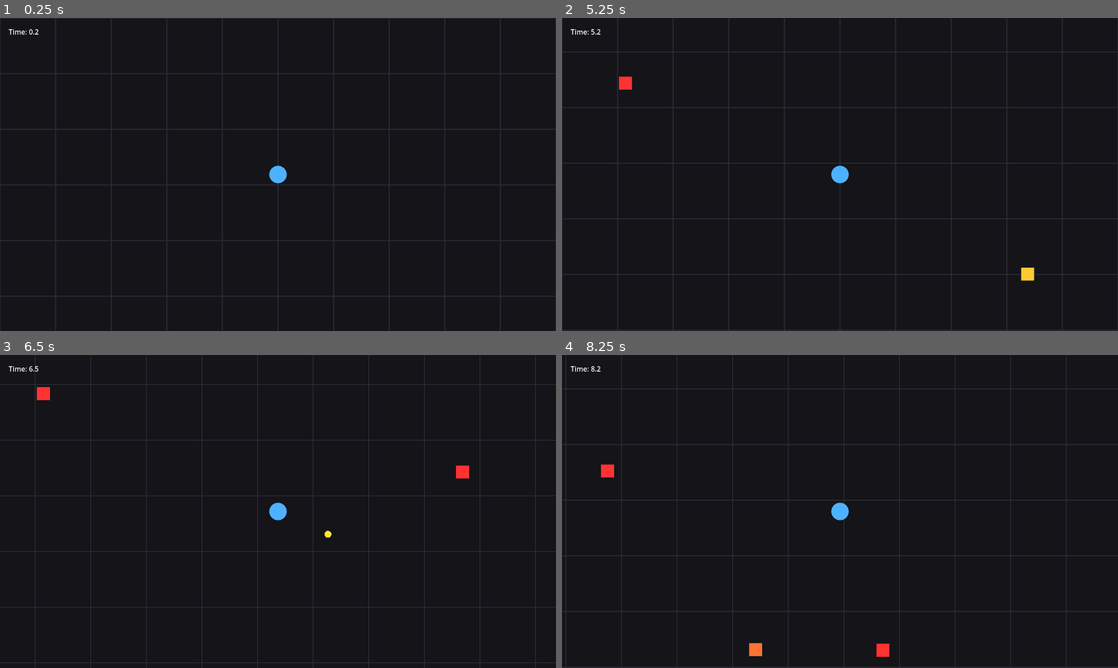
Above: before the commit, frames 1-4 (two rows, left to right).
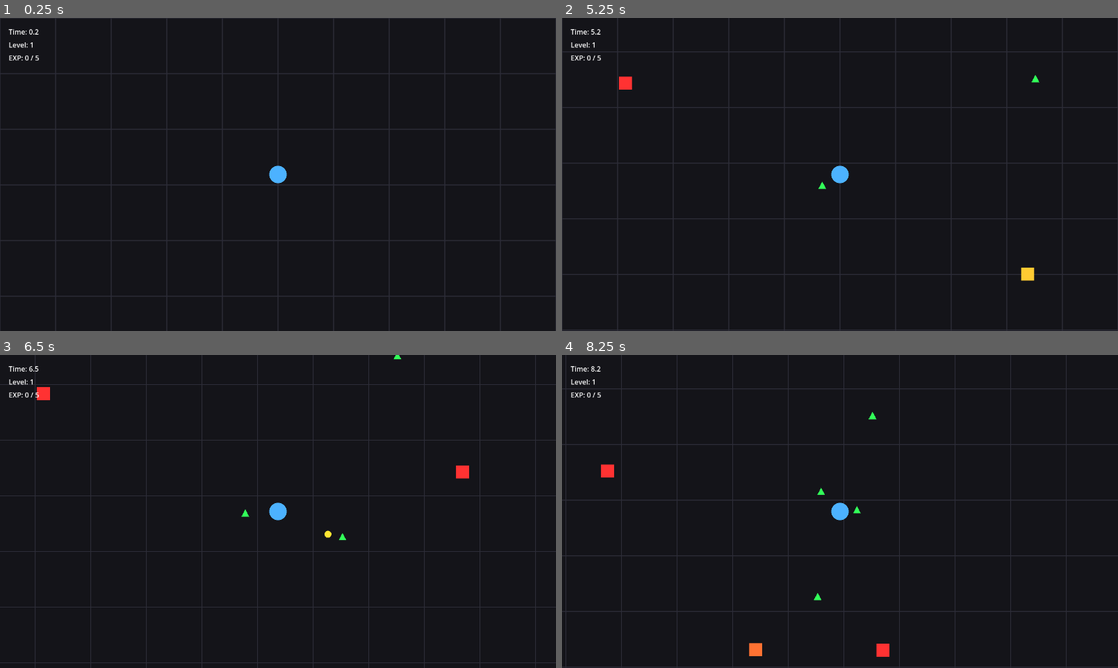
Above: after the commit, the same moments.

Repository: EthanAGi/CircleSurvivor
Game: Godot game, scene res://scenes/main.tscn
Two runs of this game, one before a commit and one after it. Both use one fixed random seed, a clock stepped at 60 frames per second and the inputs below.
Inputs:
- Up to frame 1 (0.25 s): no input
- Up to frame 2 (5.25 s): tap Enter at 0.5 s; hold D (move_right) 0.53-1.28 s; hold S (move_down) 1.28-2.03 s; tap Space at 2 s; hold D (move_right) 2.03-2.78 s; hold W (move_up) 2.78-3.53 s; hold A (move_left) 3.53-5.03 s; hold S (move_down) from 5.03 s (still down)
- Up to frame 3 (6.5 s): release S (move_down) at 5.78 s; hold D (move_right) from 5.78 s (still down)
- Up to frame 4 (8.25 s): release D (move_right) at 6.53 s; hold W (move_up) 6.53-7.28 s; hold D (move_right) 7.28-8.03 s; hold S (move_down) from 8.03 s (still down)

The runs differ from the first frame. In frame 1, less than 0.1% of the frame differs, in the area x 1-7%, y 7-14%; in frame 2, 0.1%; in frame 3, 0.1%; in frame 4, 0.2%, in the area x 1-57%, y 7-79%.

Commit message:
Add: EXP and Levels

Diff:
--- a/scenes/enemy.gd
+++ b/scenes/enemy.gd
@@ -1,7 +1,10 @@
 extends Area2D
+
+signal died(enemy_position: Vector2, exp_amount: int)
 
 @export var speed: float = 120.0
 @export var max_health: int = 3
+@export var exp_drop_amount: int = 1
 
 var player: Node2D = null
 var is_active: bool = true
@@ -42,12 +45,12 @@
 		return
 
 	is_dead = true
+	died.emit(global_position, exp_drop_amount)
 	queue_free()
 
 func _draw() -> void:
 	var color := Color(1.0, 0.2, 0.2)
 
-	# Slightly change color as enemy gets damaged.
 	if current_health == 2:
 		color = Color(1.0, 0.45, 0.2)
 	elif current_health == 1:
--- /dev/null
+++ b/scenes/exp_pickup.gd
@@ -0,0 +1,59 @@
+extends Area2D
+
+signal collected(amount: int)
+
+@export var exp_amount: int = 1
+@export var attract_radius: float = 120.0
+@export var collect_radius: float = 18.0
+@export var move_speed: float = 220.0
+@export var acceleration: float = 500.0
+
+var player: Node2D = null
+var velocity: Vector2 = Vector2.ZERO
+var is_collecting: bool = false
+
+func _ready() -> void:
+	body_entered.connect(_on_body_entered)
+	queue_redraw()
+
+func setup(target_player: Node2D, amount: int) -> void:
+	player = target_player
+	exp_amount = amount
+
+func _process(delta: float) -> void:
+	if player == null or not is_instance_valid(player):
+		return
+
+	var to_player: Vector2 = player.global_position - global_position
+	var distance: float = to_player.length()
+
+	if not is_collecting and distance <= attract_radius:
+		is_collecting = true
+
+	if is_collecting:
+		if distance <= collect_radius:
+			_collect()
+			return
+
+		var direction := to_player.normalized()
+		velocity = velocity.move_toward(direction * move_speed, acceleration * delta)
+		global_position += velocity * delta
+
+	queue_redraw()
+
+func _on_body_entered(body: Node) -> void:
+	if body == player:
+		_collect()
+
+func _collect() -> void:
+	collected.emit(exp_amount)
+	queue_free()
+
+func _draw() -> void:
+	var points := PackedVector2Array([
+		Vector2(0, -10),
+		Vector2(9, 7),
+		Vector2(-9, 7)
+	])
+
+	draw_colored_polygon(points, Color(0.2, 1.0, 0.35))
--- /dev/null
+++ b/scenes/exp_pickup.tscn
@@ -0,0 +1,14 @@
+[gd_scene format=3 uid="uid://bwsurwd53ied0"]
+
+[ext_resource type="Script" uid="uid://cmund4r413p58" path="res://scenes/exp_pickup.gd" id="1_upoxf"]
+
+[sub_resource type="CircleShape2D" id="CircleShape2D_8xnlt"]
+
+[node name="ExpPickup" type="Area2D" unique_id=460056036]
+collision_layer = 8
+script = ExtResource("1_upoxf")
+
+[node name="CollisionShape2D" type="CollisionShape2D" parent="." unique_id=1078597636]
+shape = SubResource("CircleShape2D_8xnlt")
+
+[node name="Visual" type="Node2D" parent="." unique_id=1883352362]
--- a/scenes/main.gd
+++ b/scenes/main.gd
@@ -3,11 +3,14 @@
 @onready var player = $Player
 @onready var spawn_timer = $SpawnTimer
 @onready var time_label = $UI/TimeLabel
+@onready var level_label = $UI/LevelLabel
+@onready var exp_label = $UI/ExpLabel
 @onready var game_over_label = $UI/GameOverLabel
 @onready var restart_button = $UI/RestartButton
 
 var enemy_scene: PackedScene = preload("res://scenes/enemy.tscn")
 var bullet_scene: PackedScene = preload("res://scenes/bullet.tscn")
+var exp_pickup_scene: PackedScene = preload("res://scenes/exp_pickup.tscn")
 
 var game_over: bool = false
 var survival_time: float = 0.0
@@ -26,6 +29,9 @@
 
 	player.died.connect(_on_player_died)
 	player.shoot_requested.connect(_on_player_shoot_requested)
+	player.exp_changed.connect(_on_player_exp_changed)
+	player.leveled_up.connect(_on_player_leveled_up)
+
 	spawn_timer.timeout.connect(_on_spawn_timer_timeout)
 	restart_button.pressed.connect(_on_restart_button_pressed)
 
@@ -33,6 +39,8 @@
 	restart_button.visible = false
 
 	spawn_timer.wait_time = 1.0
+
+	_on_player_exp_changed(player.level, player.current_exp, player.exp_to_next)
 
 func _process(delta: float) -> void:
 	if game_over:
@@ -94,6 +102,7 @@
 	enemy.player = player
 	enemy.global_position = _get_spawn_position()
 	enemy.body_entered.connect(_on_enemy_body_entered)
+	enemy.died.connect(_on_enemy_died)
 
 func _on_player_shoot_requested(spawn_position: Vector2) -> void:
 	if game_over:
@@ -107,6 +116,35 @@
 	add_child(bullet)
 	bullet.global_position = spawn_position
 	bullet.direction = (target.global_position - spawn_position).normalized()
+
+func _on_enemy_died(enemy_position: Vector2, exp_amount: int) -> void:
+	if game_over:
+		return
+
+	call_deferred("_spawn_exp_pickup", enemy_position, exp_amount)
+
+func _spawn_exp_pickup(enemy_position: Vector2, exp_amount: int) -> void:
+	if game_over:
+		return
+
+	var exp_pickup = exp_pickup_scene.instantiate()
+	add_child(exp_pickup)
+	exp_pickup.global_position = enemy_position
+	exp_pickup.setup(player, exp_amount)
+	exp_pickup.collected.connect(_on_exp_collected)
+
+func _on_exp_collected(amount: int) -> void:
+	if game_over:
+		return
+
+	player.gain_experience(amount)
+
+func _on_player_exp_changed(level: int, current_exp: int, exp_to_next: int) -> void:
+	level_label.text = "Level: %d" % level
+	exp_label.text = "EXP: %d / %d" % [current_exp, exp_to_next]
+
+func _on_player_leveled_up(new_level: int) -> void:
+	print("Level up! New level: ", new_level)
 
 func _get_nearest_enemy() -> Area2D:
 	var nearest: Area2D = null
--- a/scenes/main.tscn
+++ b/scenes/main.tscn
@@ -36,3 +36,16 @@
 offset_right = 720.0
 offset_bottom = 390.0
 text = "Restart"
+
+[node name="LevelLabel" type="Label" parent="UI" unique_id=1482666793]
+offset_left = 20.0
+offset_top = 50.0
+offset_right = 60.0
+offset_bottom = 73.0
+
+[node name="ExpLabel" type="Label" parent="UI" unique_id=1346022624]
+offset_left = 20.0
+offset_top = 80.0
+offset_right = 91.0
+offset_bottom = 103.0
+text = "EXP: 0 / 5"
--- a/scenes/player.gd
+++ b/scenes/player.gd
@@ -2,15 +2,29 @@
 
 signal died
 signal shoot_requested(position: Vector2)
+signal exp_changed(level: int, current_exp: int, exp_to_next: int)
+signal leveled_up(level: int)
 
 @export var speed: float = 250.0
+@export var starting_level: int = 1
+@export var starting_exp_to_next: int = 5
+@export var exp_growth_per_level: int = 3
 
 @onready var fire_timer: Timer = $FireTimer
 
 var is_dead: bool = false
 
+var level: int = 1
+var current_exp: int = 0
+var exp_to_next: int = 5
+
 func _ready() -> void:
+	level = starting_level
+	current_exp = 0
+	exp_to_next = starting_exp_to_next
+
 	fire_timer.timeout.connect(_on_fire_timer_timeout)
+	exp_changed.emit(level, current_exp, exp_to_next)
 	queue_redraw()
 
 func _physics_process(_delta: float) -> void:
@@ -26,6 +40,20 @@
 
 	velocity = input_vector * speed
 	move_and_slide()
+
+func gain_experience(amount: int) -> void:
+	if is_dead:
+		return
+
+	current_exp += amount
+
+	while current_exp >= exp_to_next:
+		current_exp -= exp_to_next
+		level += 1
+		exp_to_next += exp_growth_per_level
+		leveled_up.emit(level)
+
+	exp_changed.emit(level, current_exp, exp_to_next)
 
 func die() -> void:
 	if is_dead:
Not shown, added: scenes/exp_pickup.gd.uid
